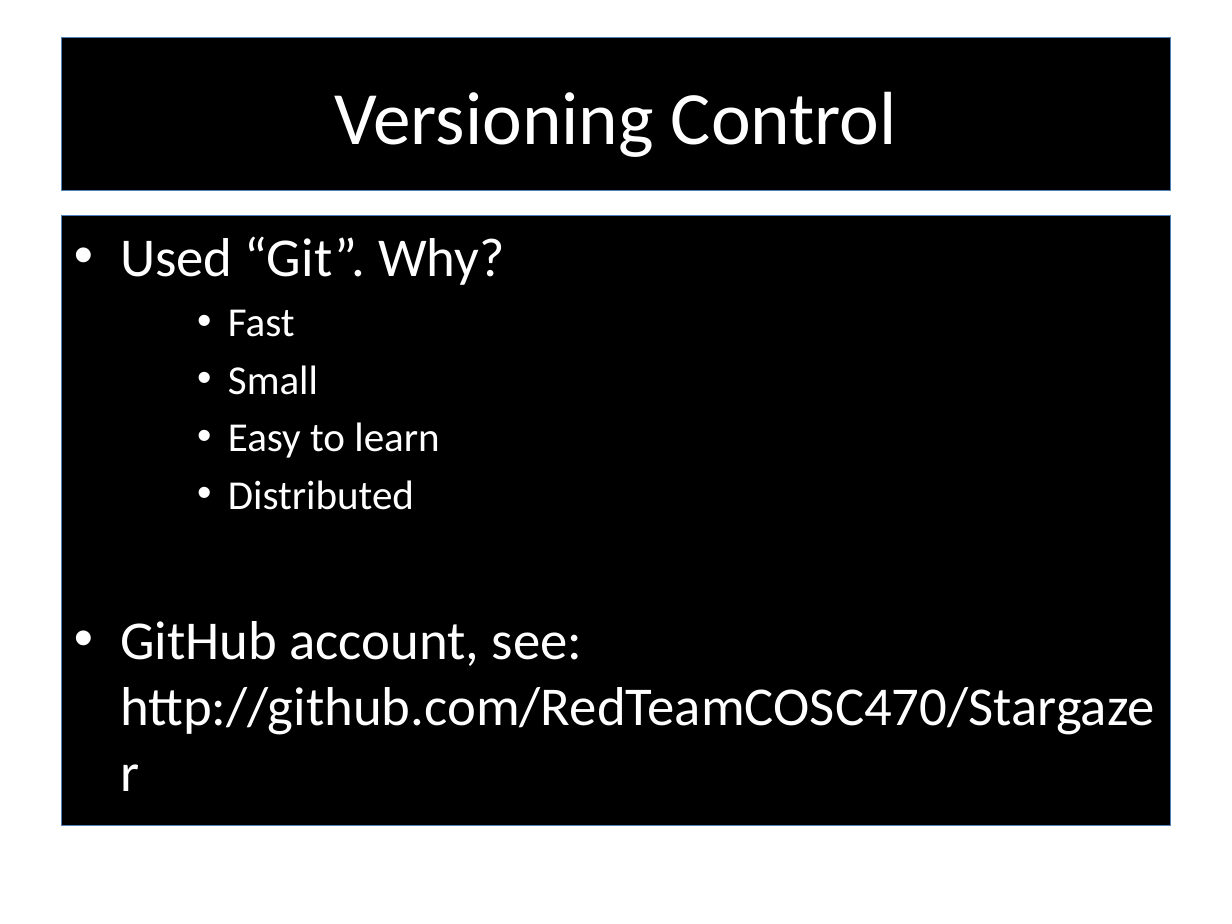
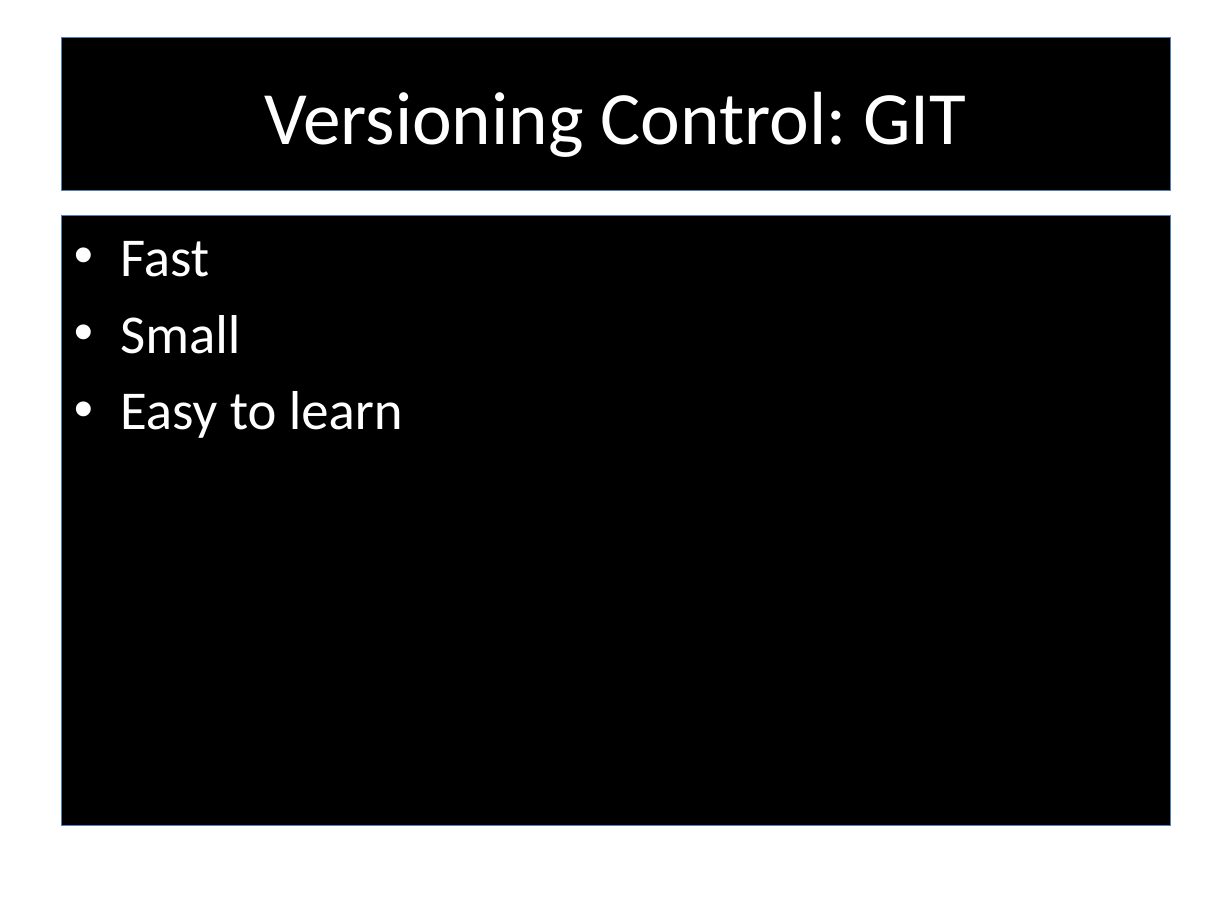
Before and after one commit to RedTeamCOSC470/Documentation, a slide deck: slide 10 of Stargazer_Presentation_Semester2.pptx (slide 11 before the commit). Drawn at 1232x924 pixels with LibreOffice and Linux fonts; fonts in the diff are those of the drawing; background and template pictures are left out. Boxes give left, top, right and bottom in pixels: in the first picture for what was removed or moved away, otherwise in the second. Text is boxed around its words. In the diff, an @@ line names an element or a change of style, - is before the commit and + after.

```diff
--- a/Stargazer_Presentation_Semester2.pptx
+++ b/Stargazer_Presentation_Semester2.pptx
@@ title at (x1=264, y1=91, x2=967, y2=157): text changed @@
-Versioning Control
+Versioning Control: GIT
@@ text "Fast" at (x1=62, y1=216, x2=1170, y2=825): size 24 to 32 pt; list level 3 to 1 in "Fast"; list level 3 to 1 in "Small"; list level 3 to 1 in "Easy to learn" @@
@@ text at (x1=120, y1=236, x2=505, y2=285): paragraph removed @@
-• Used “Git”. Why?
@@ text at (x1=120, y1=480, x2=1155, y2=735): paragraphs removed @@
-    • Distributed
-• GitHub account, see: http://github.com/RedTeamCOSC470/Stargazer
```
Also in this commit, not shown: 5 other slides changed, 3 slides removed, 4 other files.
